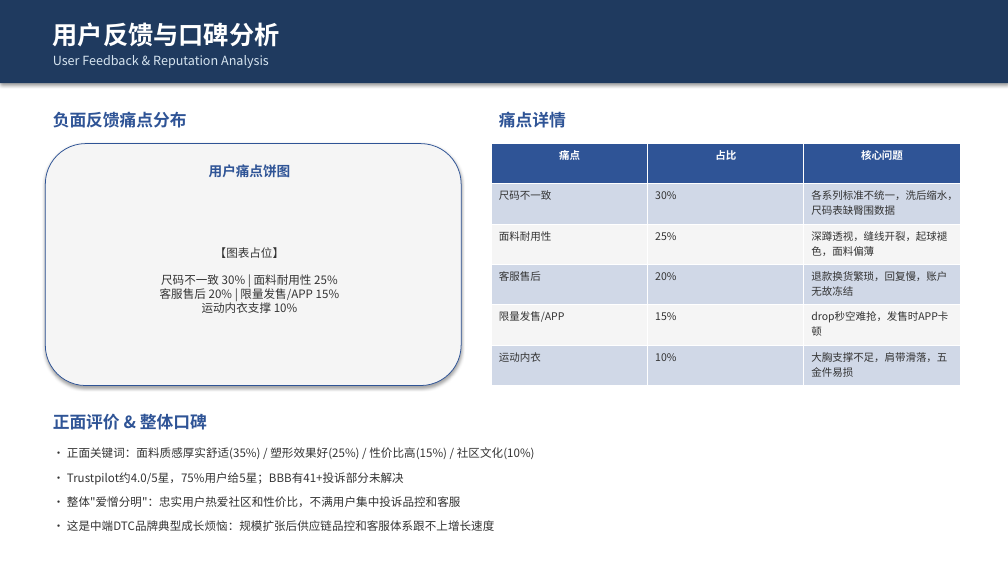
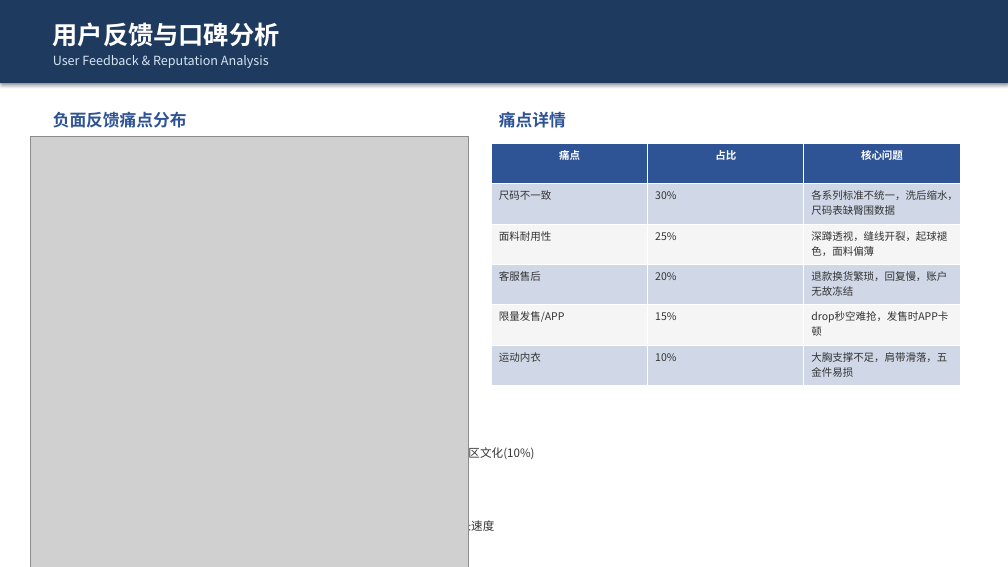
Before and after one commit to wdnmdlgb/Gymshark-Brand-Research, a slide deck: slide 11 of report/Gymshark品牌深度研究报告.pptx. Drawn at 1008x567 pixels with LibreOffice and Linux fonts; fonts in the diff are those of the drawing; grey boxes stand for pictures. Boxes give left, top, right and bottom in pixels: in the first picture for what was removed or moved away, otherwise in the second. Text is boxed around its words. In the diff, an @@ line names an element or a change of style, - is before the commit and + after.

Commit message:
Add interactive ECharts visualizations, chart PNGs, and update PPT with embedded charts
- Add 3 interactive ECharts HTML charts (radar/bar/pie) in charts/
- Add 3 chart PNG images in materials/
- Update PPT with embedded charts replacing placeholders
- Add chart generation script
- Update README with charts directory structure

```diff
--- a/report/Gymshark品牌深度研究报告.pptx
+++ b/report/Gymshark品牌深度研究报告.pptx
@@ picture added at (x1=30, y1=136, x2=469, y2=567) @@
@@ text removed at (x1=209, y1=164, x2=291, y2=177) @@
-用户痛点饼图
@@ text removed at (x1=160, y1=247, x2=340, y2=313) @@
-【图表占位】
-尺码不一致 30% | 面料耐用性 25%
-客服售后 20% | 限量发售/APP 15%
-运动内衣支撑 10%
@@ text removed at (x1=53, y1=413, x2=207, y2=430) @@
-正面评价 & 整体口碑
```
Also in this commit, not shown: 2 other slides changed, 8 other files.
